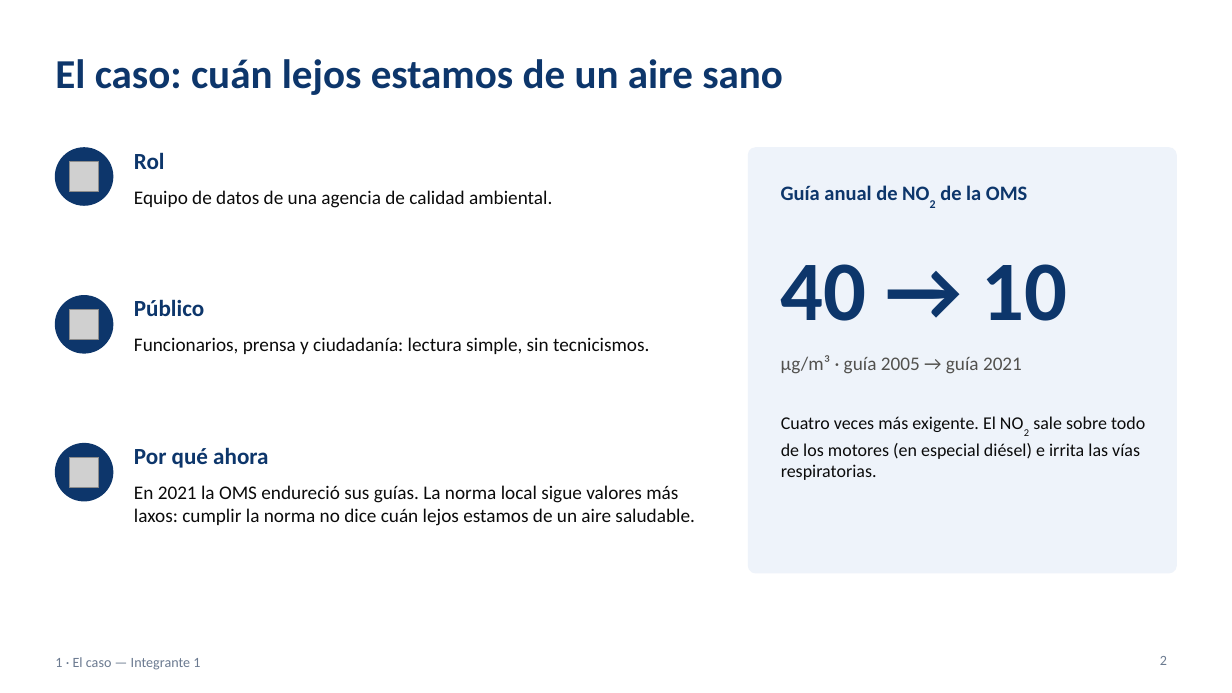
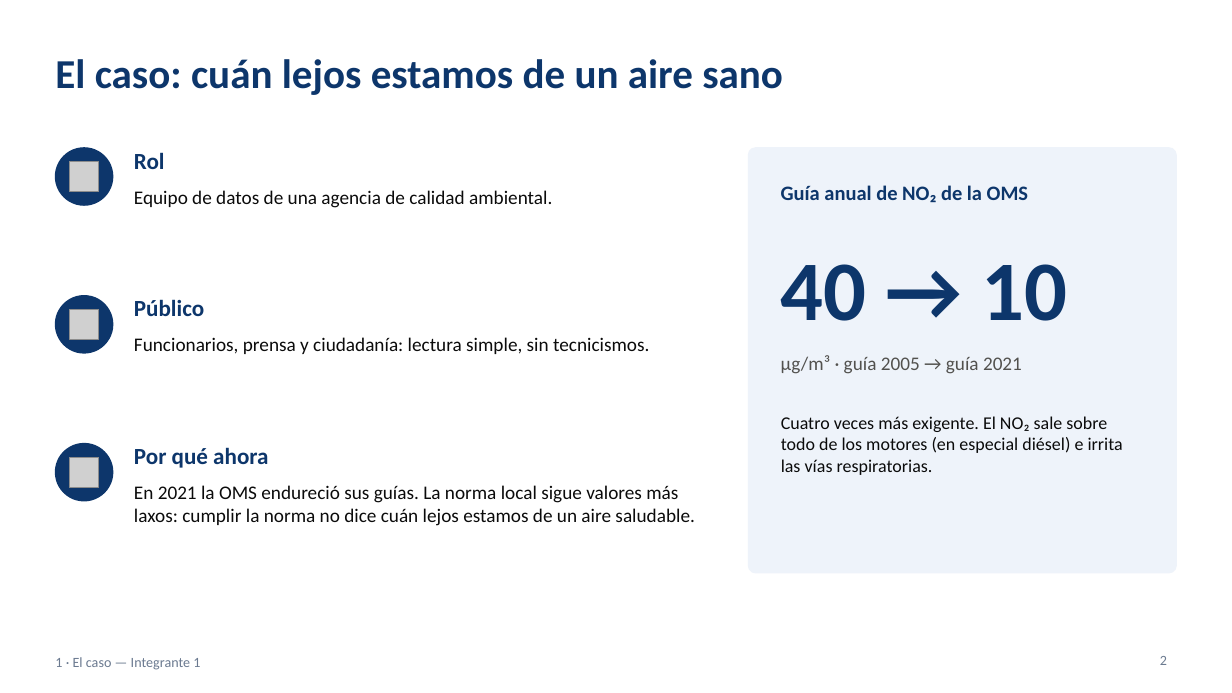
Before and after one commit to ezequielmaranda/nox-ciudad, a slide deck: slide 2 of presentacion/presentacion_tp_aire_oms.pptx. Drawn at 1232x693 pixels with LibreOffice and Linux fonts; fonts in the diff are those of the drawing; grey boxes stand for pictures. Boxes give left, top, right and bottom in pixels: in the first picture for what was removed or moved away, otherwise in the second. Text is boxed around its words. In the diff, an @@ line names an element or a change of style, - is before the commit and + after.

```diff
--- a/presentacion/presentacion_tp_aire_oms.pptx
+++ b/presentacion/presentacion_tp_aire_oms.pptx
@@ text at box(781, 185, 1028, 203): text changed @@
-Guía anual de NO2 de la OMS
+Guía anual de NO₂ de la OMS
@@ text at box(781, 416, 1123, 475): text changed @@
-Cuatro veces más exigente. El NO2 sale sobre todo de los motores (en especial diésel) e irrita las vías respiratorias.
+Cuatro veces más exigente. El NO₂ sale sobre todo de los motores (en especial diésel) e irrita las vías respiratorias.
```
Also in this commit, not shown: 20 other slides changed, 1 other file.
